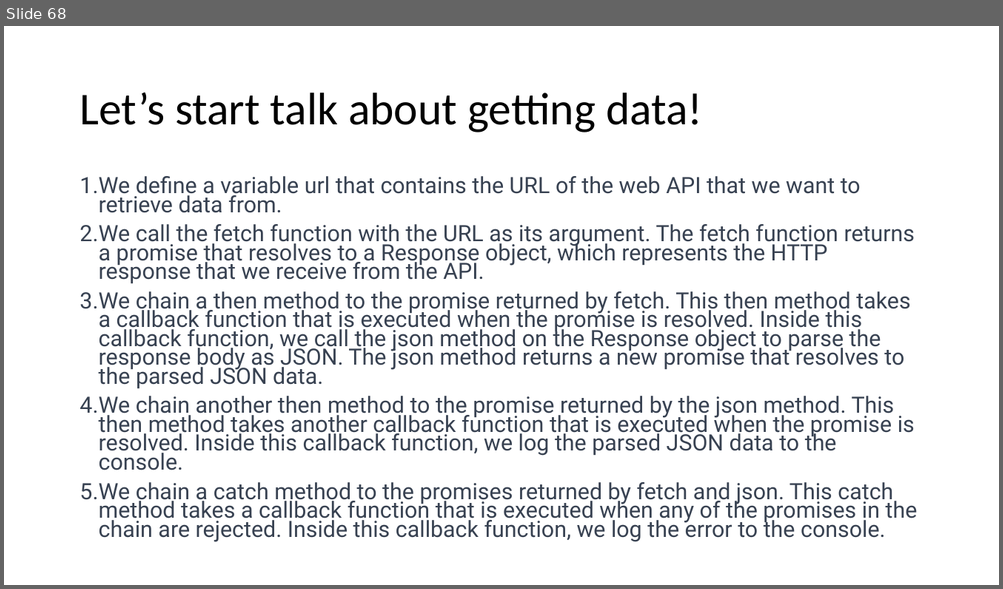
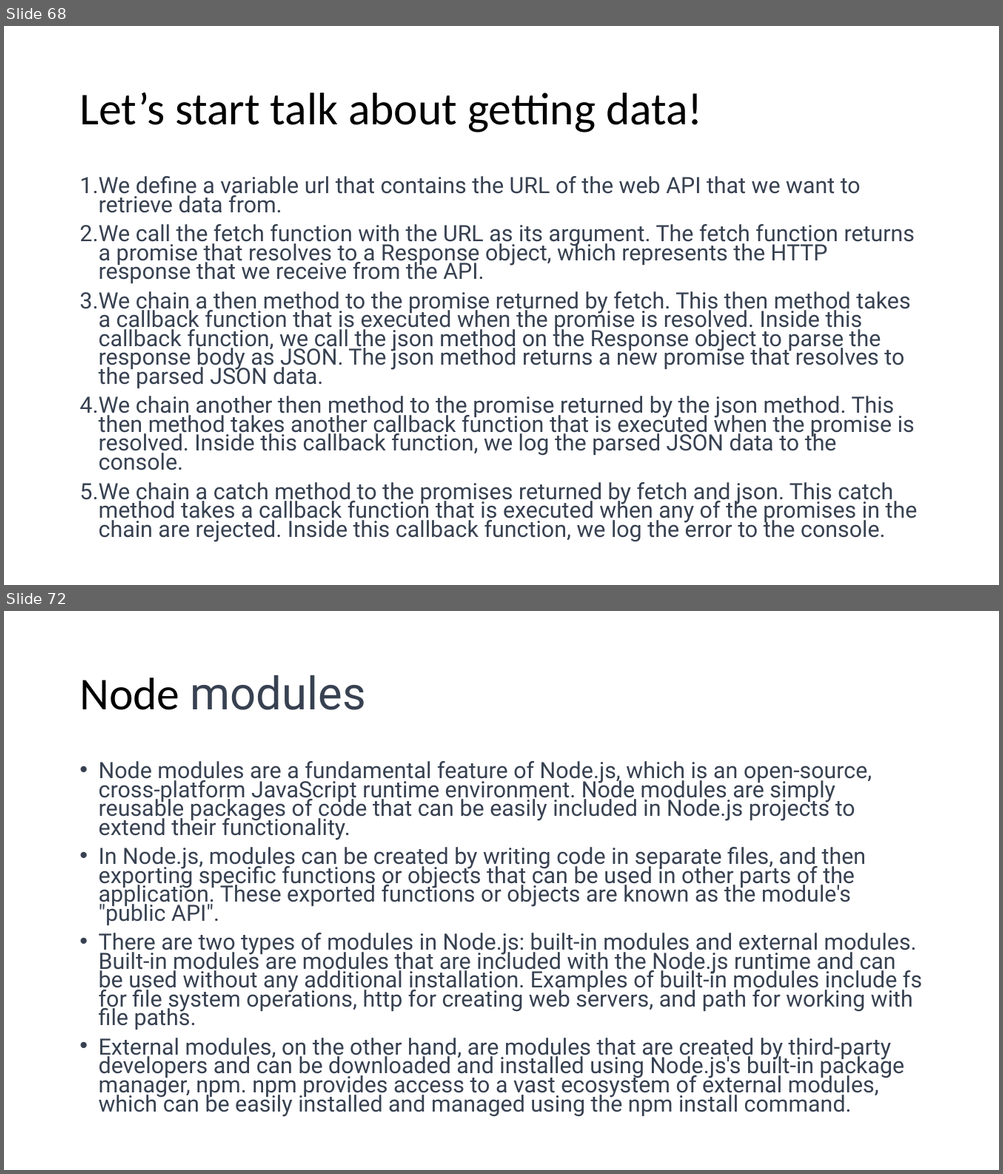
Before and after one commit to 1shaked/full-stack, a slide deck: 16ass/16ass.pptx. Shown one above the other, each under a label of ours: slide 68 before the commit, slides 68 and 72 after it; the slides between them are not shown. The pictures are 1003x589 and 1003x1174 pixels, drawn with LibreOffice and Linux fonts; fonts in the diff are those of the drawing. Boxes give left, top, right and bottom in pixels: in the first picture for what was removed or moved away, otherwise in the second. Text is boxed around its words. In the diff, an @@ line names an element or a change of style, - is before the commit and + after.

```diff
--- a/16ass/16ass.pptx
+++ b/16ass/16ass.pptx
@@ slide 72 added at box(4, 611, 999, 1170), background #FFFFFF @@
@@ title added at box(79, 675, 366, 710), 44 pt, text #374151 @@
+Node modules
@@ text added at box(99, 761, 922, 1117), 21.7 pt, text #374151 @@
+• Node modules are a fundamental feature of Node.js, which is an open-source, cross-platform JavaScript runtime environment. Node modules are simply reusable packages of code that can be easily included in Node.js projects to extend their functionality.
+• In Node.js, modules can be created by writing code in separate files, and then exporting specific functions or objects that can be used in other parts of the application. These exported functions or objects are known as the module's "public API".
+• There are two types of modules in Node.js: built-in modules and external modules. Built-in modules are modules that are included with the Node.js runtime and can be used without any additional installation. Examples of built-in modules include fs for file system operations, http for creating web servers, and path for working with file paths.
+• External modules, on the other hand, are modules that are created by third-party developers and can be downloaded and installed using Node.js's built-in package manager, npm. npm provides access to a vast ecosystem of external modules, which can be easily installed and managed using the npm install command.
```
Also in this commit, not shown: 5 slides changed, 3 other slides added, 4 slides removed, 58 other files.
